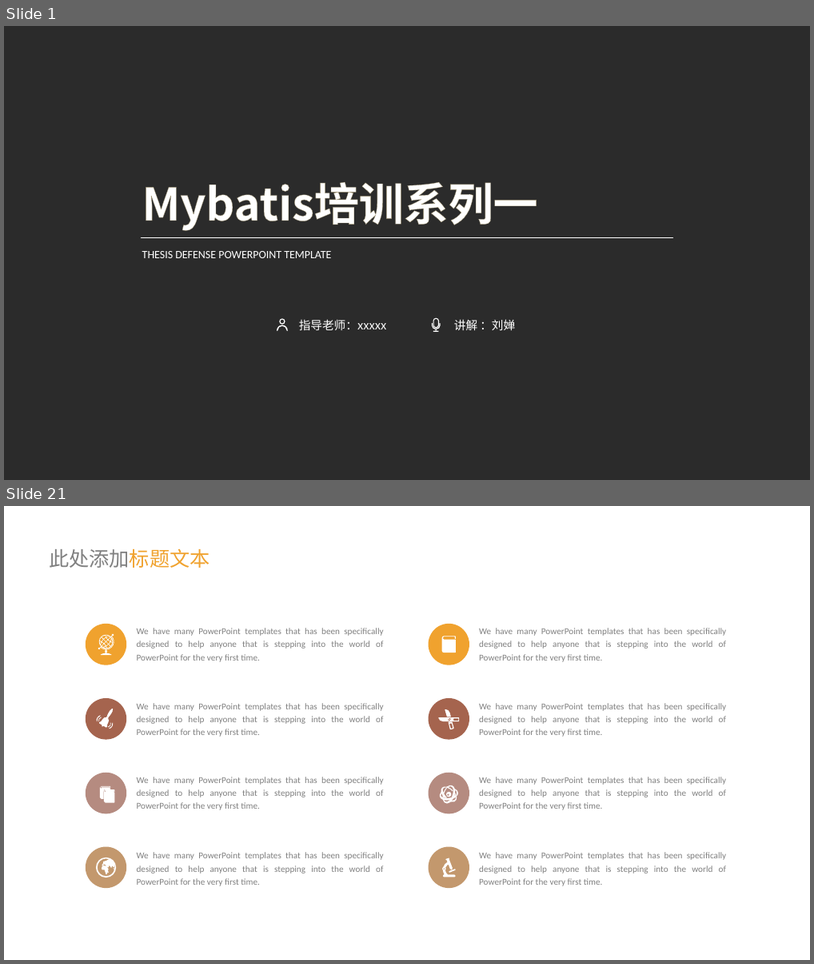
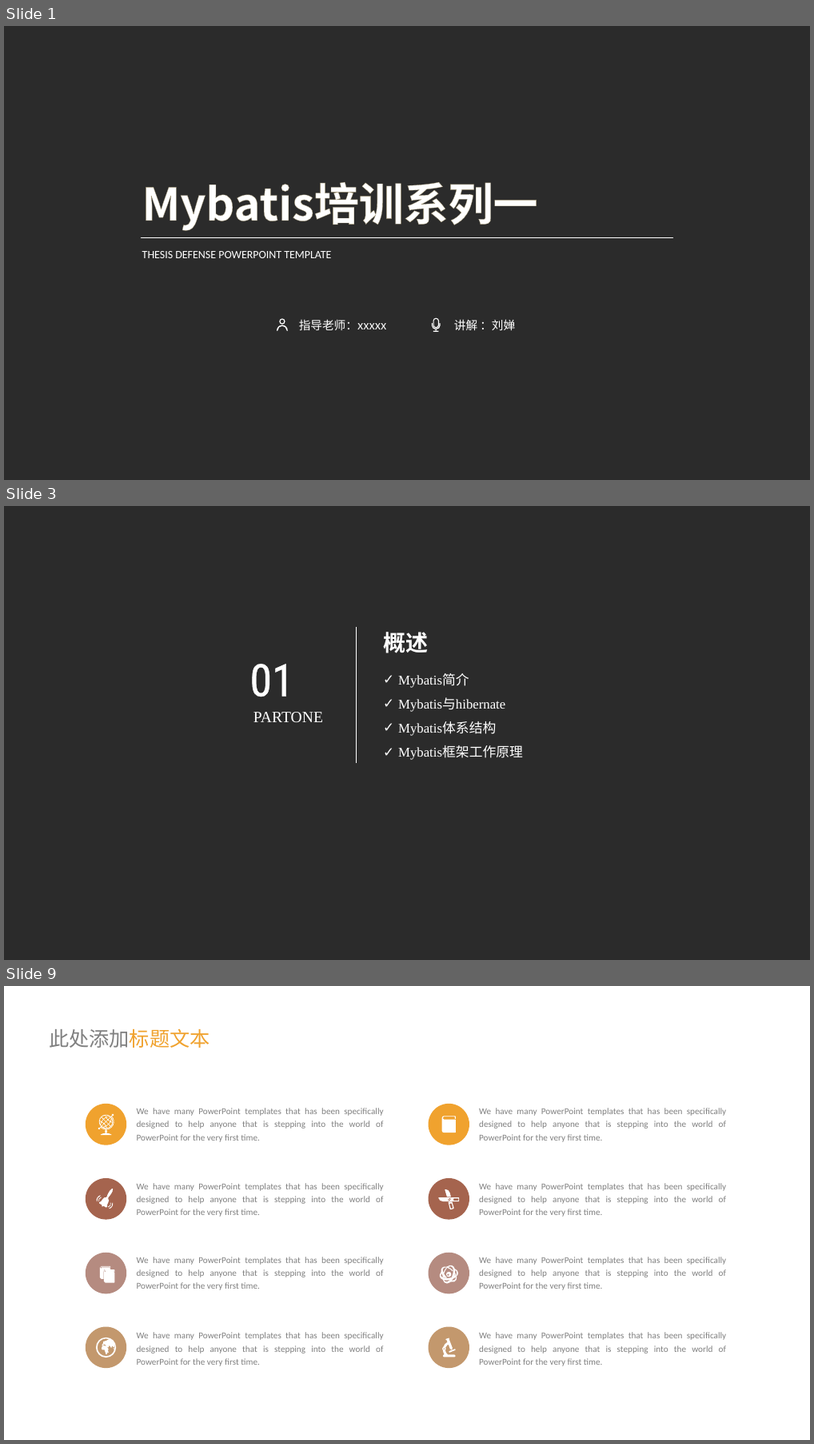
Before and after one commit to girlChan/Mybatis, a slide deck: mybatis培训系列一.pptx. Shown one above the other, each under a label of ours: slides 1 and 21 before the commit, slides 1, 3 and 9 after it; the slides between them are not shown. The pictures are 814x964 and 814x1444 pixels, drawn with LibreOffice and Linux fonts; fonts in the diff are those of the drawing; background and template pictures are left out; a plain dark background stands for a picture behind light text. Boxes give left, top, right and bottom in pixels: in the first picture for what was removed or moved away, otherwise in the second. Text is boxed around its words. In the diff, an @@ line names an element or a change of style, - is before the commit and + after.

```diff
--- a/mybatis培训系列一.pptx
+++ b/mybatis培训系列一.pptx
@@ slide 3 added at [4, 506, 810, 960], background picture (left out) @@
@@ line added from (356, 764) to (356, 627), #FFFFFF 0.5 pt @@
@@ text added at [383, 632, 428, 653], 20 pt, text #FFFFFF, bold @@
+概述
@@ text added at [250, 664, 294, 697], 40 pt, text pattern #695008 on #FFFFFF @@
+01
@@ text added at [398, 673, 523, 760], 12 pt, text #FFFFFF @@
+✓ Mybatis简介
+✓ Mybatis与hibernate
+✓ Mybatis体系结构
+✓ Mybatis框架工作原理
@@ text added at [254, 712, 323, 722], 14 pt, text #FFFFFF @@
+PARTONE
@@ what was slide 21 is now slide 9 @@
```
Also in this commit, not shown: 2 slides changed, 6 other slides added, 1 slide removed.
